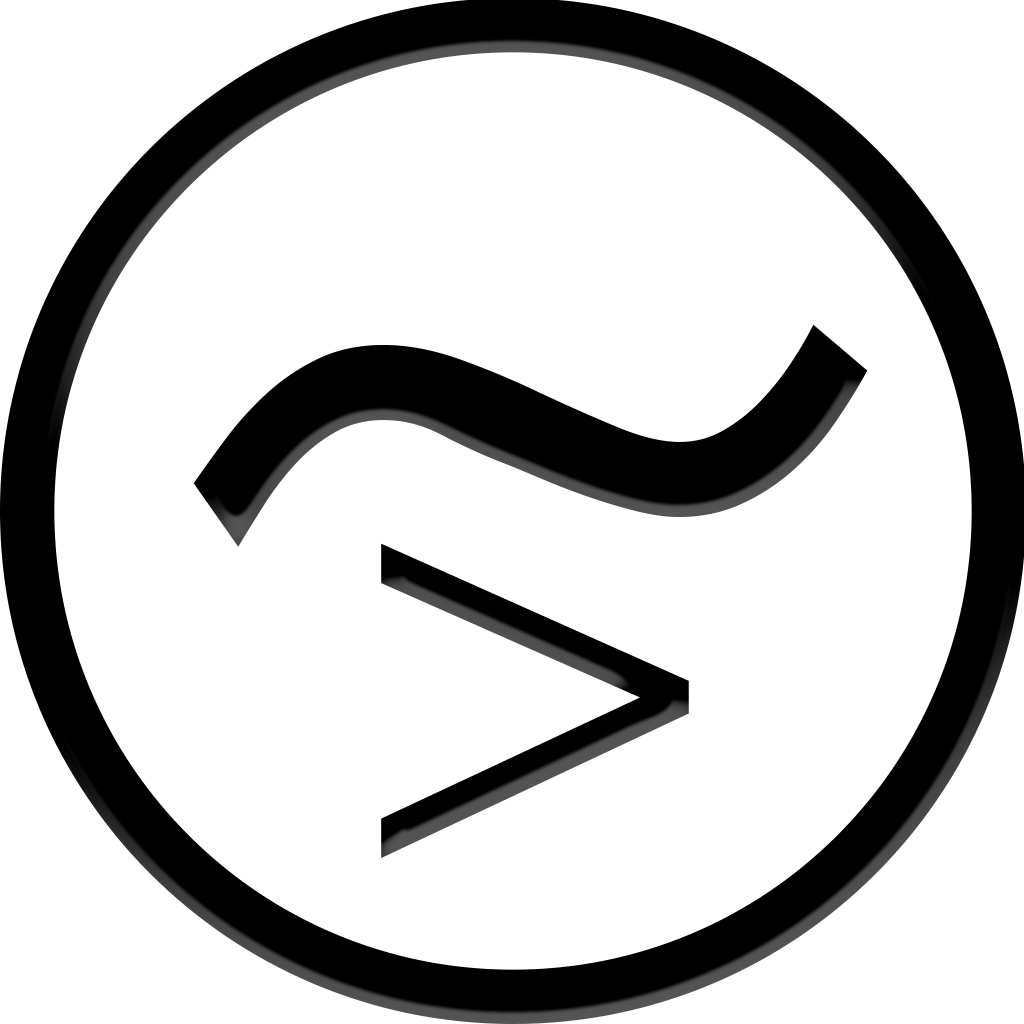
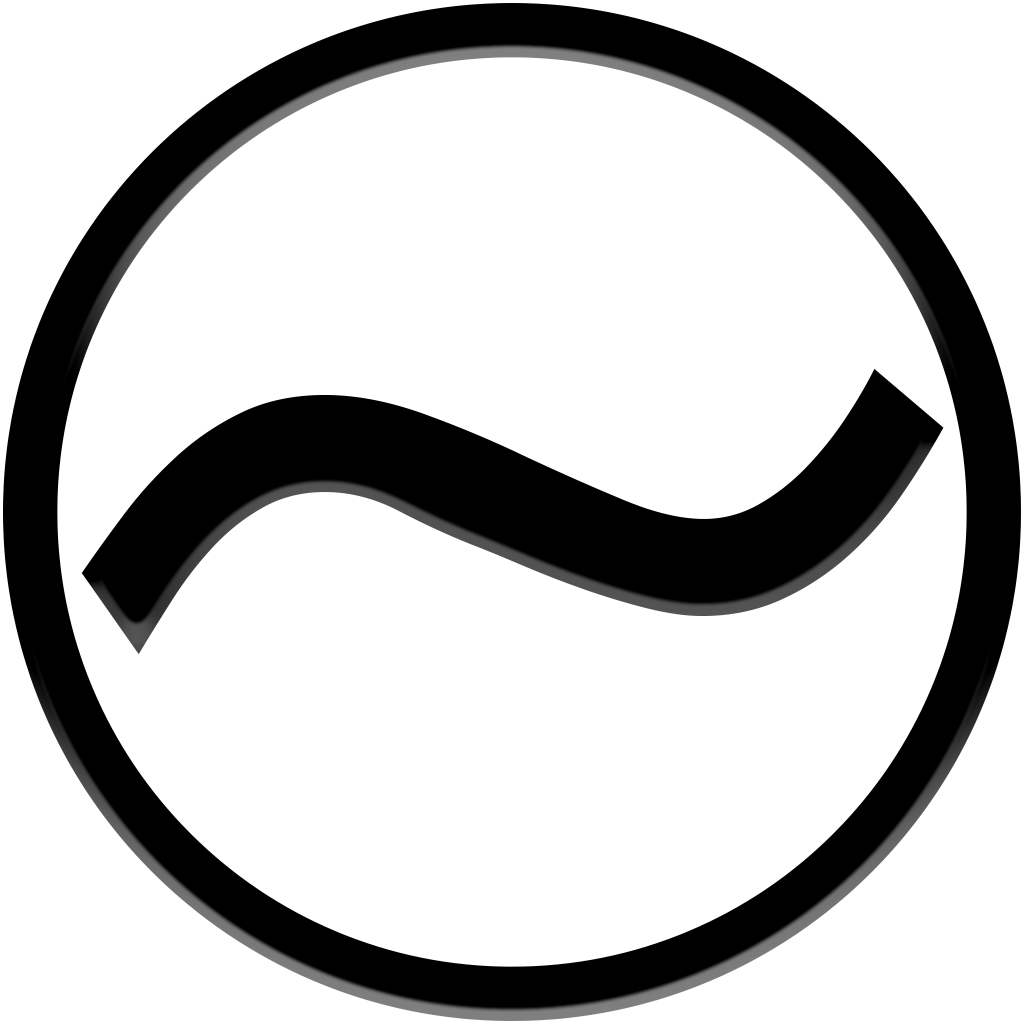
Layer changes from the first 1024 x 1024 image to the second:
removed layer ">" over <box>381,543,689,858</box>
painted on "~" over <box>81,324,944,655</box>
painted on "Ellipse 1" over <box>0,0,1024,1024</box>
